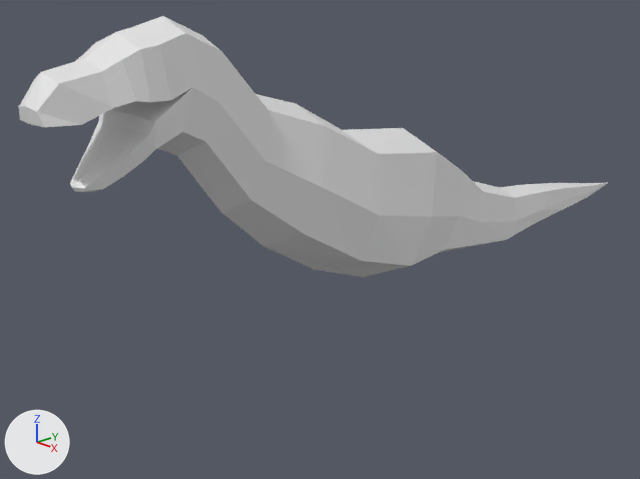
What one commit did to the Blender file Low-PolyDinosaur.blend.
Before and after are seen from a 50 mm lens placed at (4.05, -4.69, 3.37), pointed at (-0.41, -0.42, 1.27). Every picture has the same lights, and +X, +Y and +Z are marked at lower left. The first picture is the older version.
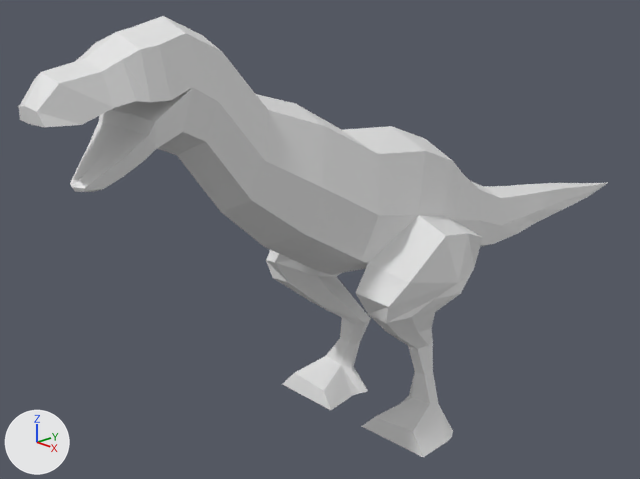
What the commit changed:
me_plane is used by ob_plane; location (0.0, 0.0, 0.0).
me_plane had 106 vertices, 83 faces and spanned x 0.0..0.46, y -2.78..3.03, z 0.99..2.98.
me_plane now has 168 vertices, 143 faces and spans x 0.0..0.73, y -2.78..3.03, z 0.01..2.98.
Part 1, on me_plane:
2 vertices are removed from x 0.27..0.39, y -0.33..0.18, z 1.22..1.26.
12 faces are deleted.
15 vertices move from x 0.0..0.45, y -0.39..1.23, z 0.99..2.11 to x 0.0..0.45, y -0.7..1.3, z 1.0..2.13.
64 vertices are added at x 0.0..0.73, y -0.87..0.93, z 0.01..1.82.
72 new faces join them.

Pixel boxes (x1, y1, x2, y2) of what changed, in the pictures (640 x 479 px):
'Plane', reshaped (69% taller)
    before: (19, 16, 607, 277)
    after: (19, 16, 607, 457)
part 1 of me_plane, built on
    before: (315, 128, 542, 277)
    after: (266, 126, 542, 457)
